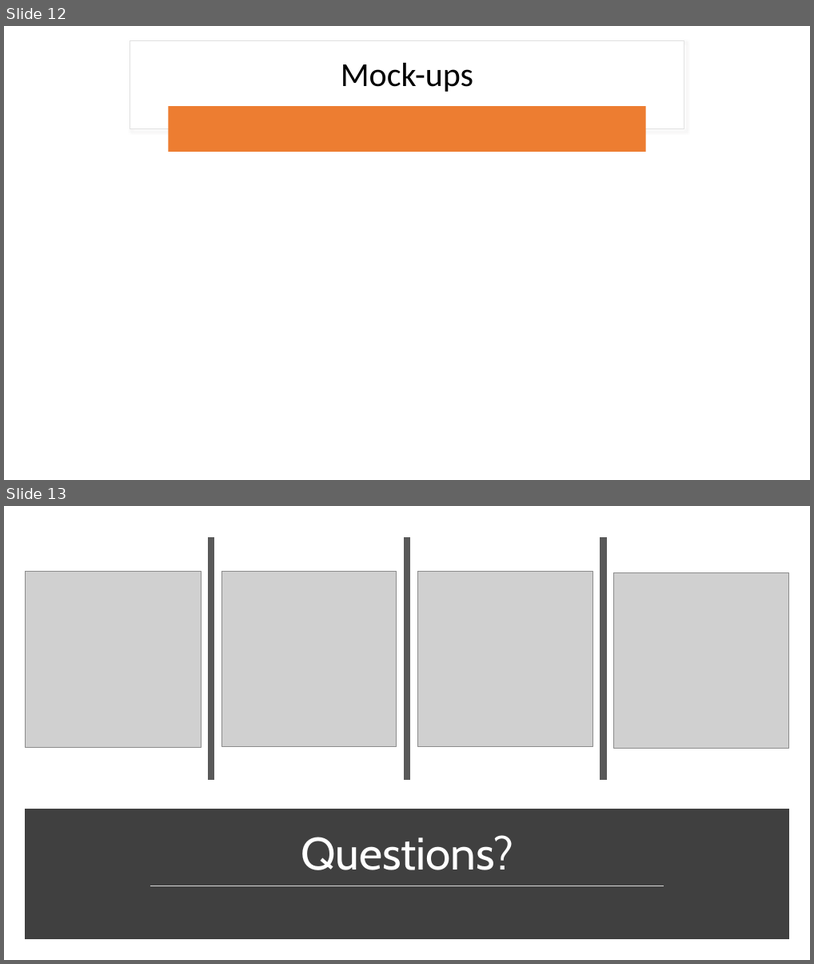
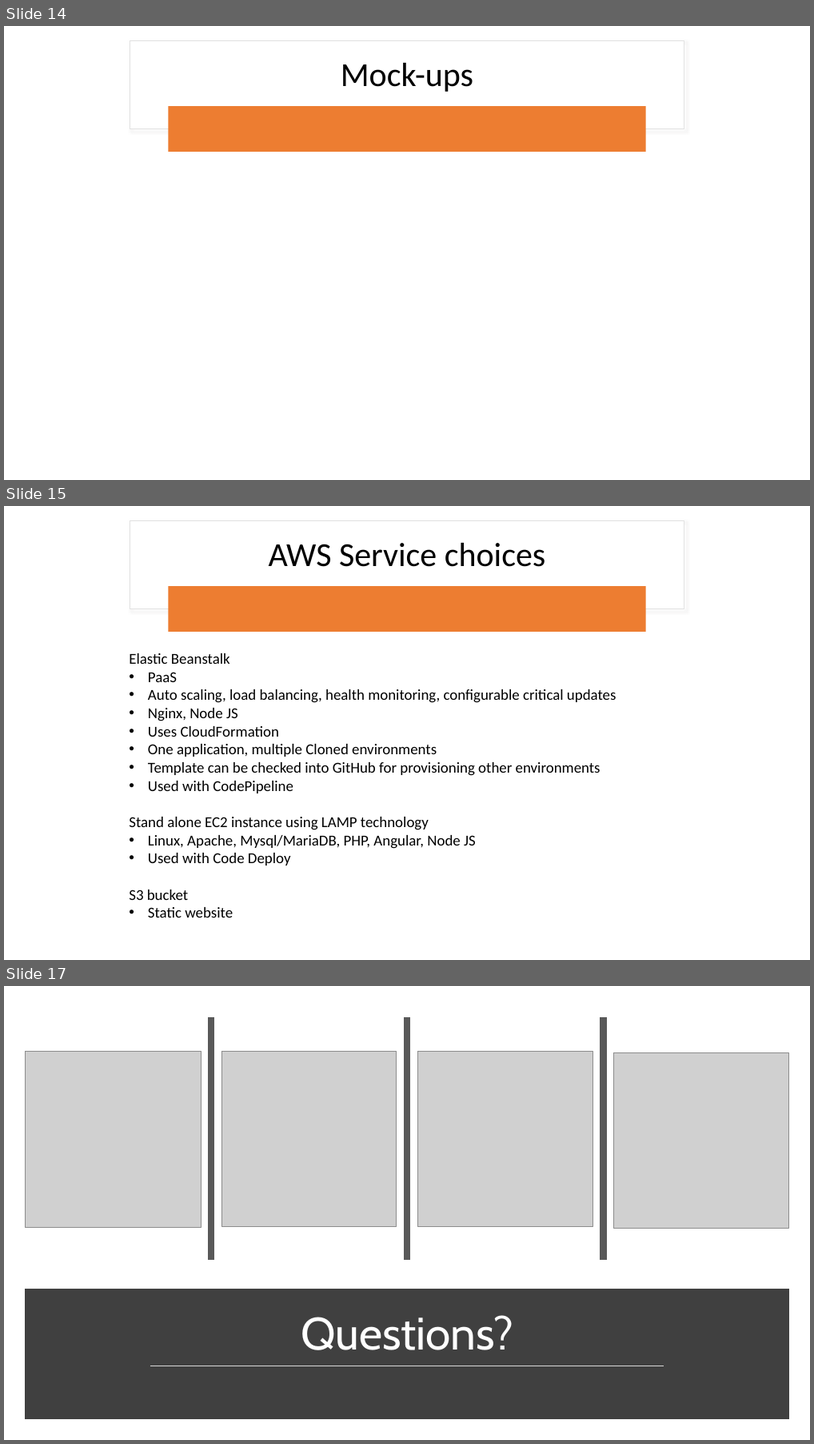
Before and after one commit to rlennon/ConnachtUni, a slide deck: documentation/Demonstrations/Connacht_University_TeamDC.pptx. Shown one above the other, each under a label of ours: slides 12 and 13 before the commit, slides 14, 15 and 17 after it; the slides between them are not shown. The pictures are 814x964 and 814x1444 pixels, drawn with LibreOffice and Linux fonts; fonts in the diff are those of the drawing; grey boxes stand for pictures. Boxes give left, top, right and bottom in pixels: in the first picture for what was removed or moved away, otherwise in the second. Text is boxed around its words. In the diff, an @@ line names an element or a change of style, - is before the commit and + after.

```diff
--- a/documentation/Demonstrations/Connacht_University_TeamDC.pptx
+++ b/documentation/Demonstrations/Connacht_University_TeamDC.pptx
@@ slide 15 added at (4, 506, 810, 960), background #FFFFFF @@
@@ rectangle added at (4, 506, 810, 960), fill #FFFFFF @@
@@ rectangle added at (130, 520, 685, 609), fill #FFFFFF, outline #E1E1E1 1 pt @@
@@ text added at (269, 543, 546, 567), 40 pt, text #000000 @@
+AWS Service choices
@@ rounded rectangle added at (169, 586, 646, 632), fill #ED7D31 @@
@@ text added at (129, 653, 617, 917), 18 pt, text #000000 @@
+Elastic Beanstalk
+• PaaS
+• Auto scaling, load balancing, health monitoring, configurable critical updates
+• Nginx, Node JS
+• Uses CloudFormation
+• One application, multiple Cloned environments
+• Template can be checked into GitHub for provisioning other environments
+• Used with CodePipeline
+Stand alone EC2 instance using LAMP technology
+• Linux, Apache, Mysql/MariaDB, PHP, Angular, Node JS
+• Used with Code Deploy
+S3 bucket
+• Static website
@@ what was slide 12 is now slide 14 @@
@@ what was slide 13 is now slide 17 @@
```
Also in this commit, not shown: 3 slides changed, 4 other slides added, 1 slide removed.
